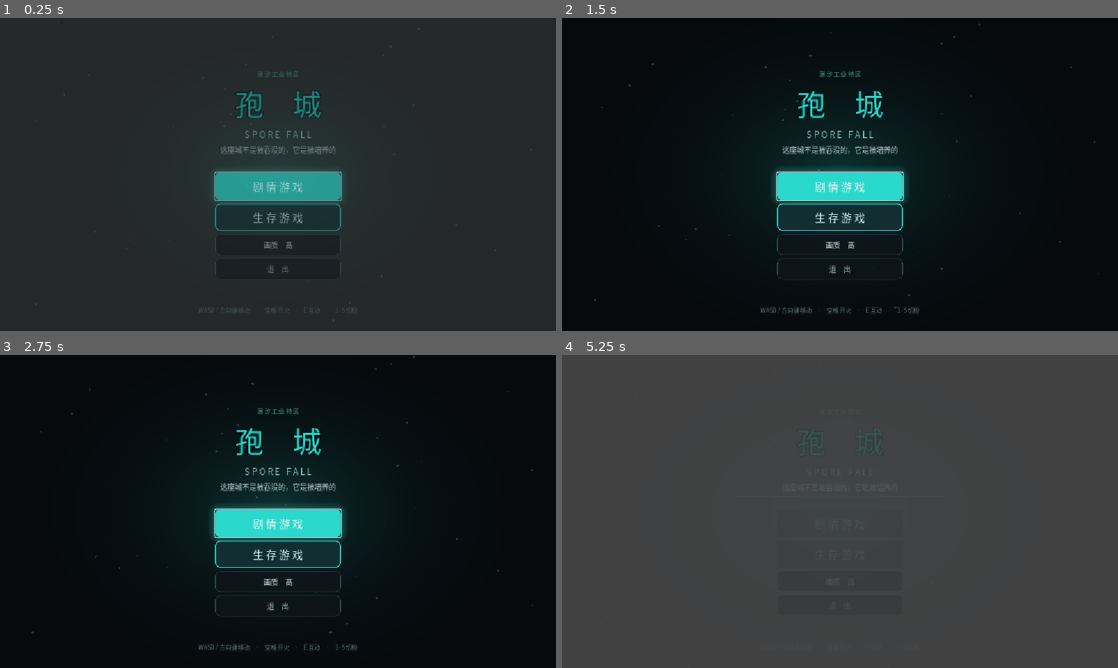
Above: before the commit, frames 1-4 (two rows, left to right).
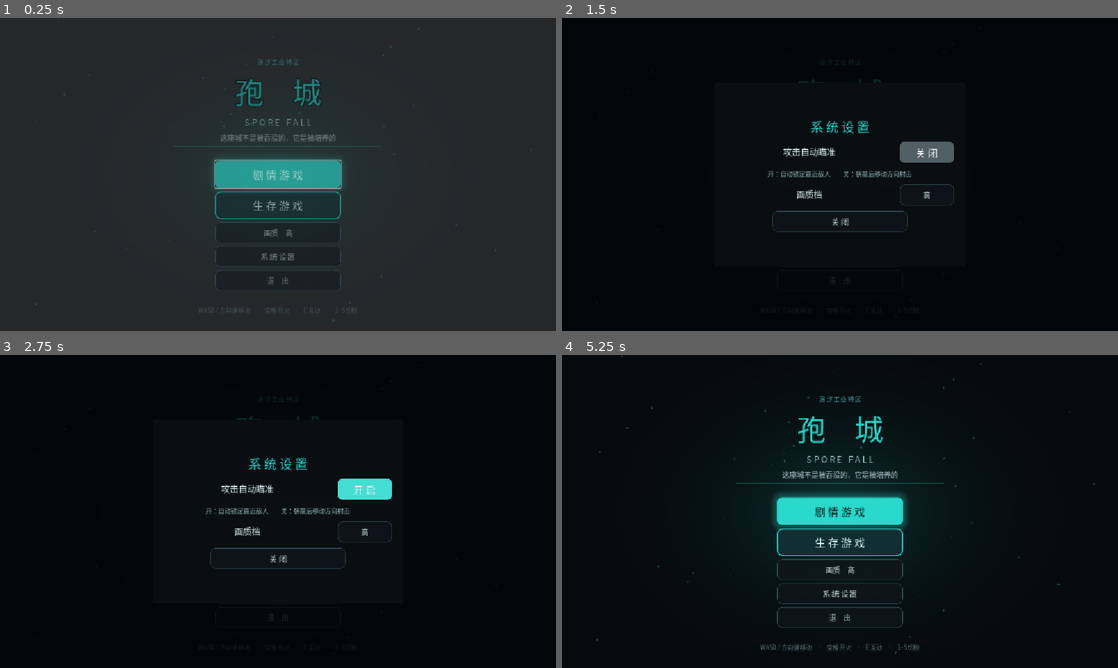
Above: after the commit, the same moments.

Repository: minjie91201979/spore-fall
Game: Godot game, scene res://scenes/ui/Title.tscn
Two runs of this game, one before a commit and one after it. Both use one fixed random seed, a clock stepped at 60 frames per second and the inputs below. Sound files missing from this copy of the repository are replaced by a short silence.
Inputs (mouse positions are in pixels of both pictures, inside the frame that each line leads up to):
- Up to frame 1 (0.25 s): no input
- Up to frame 2 (1.5 s): click (840, 255) at 0.5 s, where only the run after the commit has a clickable "系 统 设 置"; click (928, 152) at 1.25 s, where only the run after the commit has a clickable "开 启"
- Up to frame 3 (2.75 s): click (366, 489) at 2 s, where only the run after the commit has a clickable "关 闭"
- Up to frame 4 (5.25 s): click (928, 530) at 2.75 s, where only the run after the commit has a clickable "高"; click (928, 530) at 3.5 s, where only the run after the commit has a clickable "低"; click (928, 530) at 4.25 s, where only the run after the commit has a clickable "中"; click (840, 558) at 5 s, where only the run after the commit has a clickable "关 闭"

The runs differ from the first frame. In frame 1, 4.3% of the frame differs, in the area x 31-69%, y 13-88%; in frame 2, 7.9%; in frame 3, 7.9%; in frame 4, 99%, in the area x 0-100%, y 0-100%.

Commit message:
feat(settings): system settings panel with toggleable auto-aim
New Settings autoload persists auto_aim in user://settings.cfg gameplay section; Quality._save now keeps other sections. Player reads Settings.auto_aim each shot. Reusable SettingsPanel (auto-aim + quality, pause-safe) reachable from Title, StoryPause and survival HUD. Includes persistence/UI/aim-direction probes and windowed screenshot tool.

Diff:
--- a/project.godot
+++ b/project.godot
@@ -29,6 +29,7 @@
 Sfx="*res://scripts/fx/Sfx.gd"
 TouchInput="*res://scripts/ui/TouchInput.gd"
 Quality="*res://scripts/systems/QualitySettings.gd"
+Settings="*res://scripts/systems/GameSettings.gd"
 
 [display]
 
--- a/scripts/player/Player.gd
+++ b/scripts/player/Player.gd
@@ -105,10 +105,10 @@
 	# 开火不做 hitstop（会拖慢全局时间轴），只给轻微屏震做反馈
 	Juice.add_trauma(0.08)
 	Sfx.play(String(def.sfx), float(def.sfx_pitch))
-	# 瞄准方向：自动锁最近敌人（摇杆/键盘只管走位），无目标才退回最后移动方向。
-	# 这样手机上不必「为了打左边而往左走」，走位与瞄准彻底解耦。
+	# 瞄准方向：系统设置里开了自动瞄准就锁最近敌人（摇杆/键盘只管走位），
+	# 关掉则朝最后移动方向射击；无目标时同样退回最后移动方向。
 	var aim_base: Vector2 = _last_dir
-	if TouchInput.auto_aim:
+	if Settings.auto_aim:
 		var auto_dir := _auto_aim_dir()
 		if auto_dir != Vector2.ZERO:
 			aim_base = auto_dir
--- /dev/null
+++ b/scripts/systems/GameSettings.gd
@@ -0,0 +1,37 @@
+extends Node
+# 系统设置：玩法/手感选项（当前为「攻击自动瞄准」），与画质档共用 user://settings.cfg。
+# 各写各的 section；保存前先 load，保证另一区（video）不被覆盖。
+# 运行期 Player 每次开火都读 auto_aim，改设置即时生效，无需重开关卡。
+
+signal auto_aim_changed(enabled: bool)
+
+var config_path: String = "user://settings.cfg"
+# 默认开启 = 沿用原有手感（自动锁最近敌人）；关闭后朝最后移动方向射击。
+var auto_aim: bool = true
+
+func _ready() -> void:
+	process_mode = Node.PROCESS_MODE_ALWAYS   # 暂停界面里也能改
+	_load()
+
+func set_auto_aim(v: bool) -> void:
+	if auto_aim == v:
+		return
+	auto_aim = v
+	_save()
+	auto_aim_changed.emit(v)
+
+func toggle_auto_aim() -> void:
+	set_auto_aim(not auto_aim)
+
+# ---------- 持久化 ----------
+func _load() -> void:
+	auto_aim = true   # 先回默认，文件不存在/被删时不会残留上次的值
+	var cfg := ConfigFile.new()
+	if cfg.load(config_path) == OK:
+		auto_aim = bool(cfg.get_value("gameplay", "auto_aim", auto_aim))
+
+func _save() -> void:
+	var cfg := ConfigFile.new()
+	cfg.load(config_path)   # 文件不存在时返回错误，但对象仍可 set/save
+	cfg.set_value("gameplay", "auto_aim", auto_aim)
+	cfg.save(config_path)
--- a/scripts/systems/QualitySettings.gd
+++ b/scripts/systems/QualitySettings.gd
@@ -96,5 +96,6 @@
 
 func _save() -> void:
 	var cfg := ConfigFile.new()
+	cfg.load(CONFIG_PATH)   # 保留 gameplay 等其它设置区，别把系统设置冲掉
 	cfg.set_value("video", "quality", level)
 	cfg.save(CONFIG_PATH)
--- a/scripts/ui/HUD.gd
+++ b/scripts/ui/HUD.gd
@@ -16,6 +16,7 @@
 var _dry: float = 0.0
 var _ammo_pos := Vector2(20, 134)
 var _weapon_pos := Vector2(20, 172)
+var settings_button: Button
 
 func _ready() -> void:
 	EventBus.player_hit.connect(_on_player_hit)
@@ -31,6 +32,18 @@
 	EventBus.boss_spawned.connect(_on_boss_spawned)
 	EventBus.boss_defeated.connect(_on_boss_defeated)
 	quality_button.pressed.connect(_on_quality_pressed)
+	# 设置按钮放在「画质」正下方，沿用同一套 ghost 样式
+	settings_button = MenuChrome.ghost_button("设 置")
+	settings_button.set_anchors_preset(Control.PRESET_TOP_RIGHT)
+	settings_button.offset_left = -150.0
+	settings_button.offset_top = 64.0
+	settings_button.offset_right = -20.0
+	settings_button.offset_bottom = 100.0
+	settings_button.custom_minimum_size = Vector2(130, 36)
+	settings_button.add_theme_font_size_override("font_size", 14)
+	settings_button.focus_mode = Control.FOCUS_NONE
+	add_child(settings_button)
+	settings_button.pressed.connect(_on_settings_pressed)
 	_update_quality_text()
 	add_to_group("hud")
 	_ammo_pos = ammo_label.position
@@ -54,6 +67,9 @@
 
 func _on_quality_pressed() -> void:
 	Quality.cycle()
+
+func _on_settings_pressed() -> void:
+	SettingsPanel.open_from(self)
 
 func _on_quality_changed(_lv: int) -> void:
 	_update_quality_text()
--- /dev/null
+++ b/scripts/ui/SettingsPanel.gd
@@ -0,0 +1,133 @@
+extends CanvasLayer
+class_name SettingsPanel
+# 系统设置面板：攻击自动瞄准开关 + 画质档，标题页 / 剧情暂停 / 生存 HUD 共用。
+# 自己管理暂停状态：打开时暂停并记录原状态，关闭时还原（暂停菜单里打开不会把游戏放跑）。
+
+signal closed
+
+var _auto_btn: Button
+var _quality_btn: Button
+var _was_paused: bool = false
+
+static func open_from(host: Node) -> SettingsPanel:
+	var tree := host.get_tree()
+	var panel := SettingsPanel.new()
+	tree.root.add_child(panel)   # 挂在 root 上，不随场景切换漏掉
+	panel.open()
+	return panel
+
+func _ready() -> void:
+	layer = 60
+	process_mode = Node.PROCESS_MODE_ALWAYS   # 暂停时按钮照样能点
+	visible = false
+	var dim := ColorRect.new()
+	dim.set_anchors_preset(Control.PRESET_FULL_RECT)
+	dim.color = Color(0.01, 0.02, 0.03, 0.8)
+	add_child(dim)
+	var frame := ColorRect.new()
+	frame.anchor_left = 0.5
+	frame.anchor_right = 0.5
+	frame.anchor_top = 0.5
+	frame.anchor_bottom = 0.5
+	frame.offset_left = -260.0
+	frame.offset_right = 260.0
+	frame.offset_top = -190.0
+	frame.offset_bottom = 190.0
+	frame.color = Color(0.035, 0.055, 0.068, 0.97)
+	add_child(frame)
+	var box := VBoxContainer.new()
+	box.set_anchors_preset(Control.PRESET_FULL_RECT)
+	box.offset_left = 24.0
+	box.offset_right = -24.0
+	box.offset_top = 18.0
+	box.offset_bottom = -18.0
+	box.alignment = BoxContainer.ALIGNMENT_CENTER
+	box.add_theme_constant_override("separation", 12)
+	frame.add_child(box)
+	box.add_child(MenuChrome.label("系 统 设 置", 26, Color(0.16, 0.85, 0.8)))
+
+	# —— 自动瞄准 ——
+	var auto_row := HBoxContainer.new()
+	auto_row.add_theme_constant_override("separation", 16)
+	auto_row.alignment = BoxContainer.ALIGNMENT_CENTER
+	var auto_label := MenuChrome.label("攻击自动瞄准", 18, Color(0.82, 0.9, 0.91))
+	auto_label.size_flags_horizontal = Control.SIZE_EXPAND_FILL
+	auto_row.add_child(auto_label)
+	_auto_btn = MenuChrome.primary_button("开 启")
+	_auto_btn.custom_minimum_size = Vector2(112, 44)
+	_auto_btn.pressed.connect(_on_auto_pressed)
+	auto_row.add_child(_auto_btn)
+	box.add_child(auto_row)
+	var hint := MenuChrome.label("开：自动锁定最近敌人　　关：朝最后移动方向射击", 13, Color(0.55, 0.68, 0.7))
+	hint.autowrap_mode = TextServer.AUTOWRAP_WORD_SMART
+	box.add_child(hint)
+
+	# —— 画质档 ——
+	var q_row := HBoxContainer.new()
+	q_row.add_theme_constant_override("separation", 16)
+	q_row.alignment = BoxContainer.ALIGNMENT_CENTER
+	var q_label := MenuChrome.label("画质档", 18, Color(0.82, 0.9, 0.91))
+	q_label.size_flags_horizontal = Control.SIZE_EXPAND_FILL
+	q_row.add_child(q_label)
+	_quality_btn = MenuChrome.ghost_button("高")
+	_quality_btn.custom_minimum_size = Vector2(112, 44)
+	_quality_btn.pressed.connect(_on_quality_pressed)
+	q_row.add_child(_quality_btn)
+	box.add_child(q_row)
+
+	var close_btn := MenuChrome.ghost_button("关 闭")
+	close_btn.pressed.connect(close)
+	box.add_child(close_btn)
+	Settings.auto_aim_changed.connect(_refresh_auto)
+	EventBus.quality_changed.connect(_refresh_quality)
+
+func open() -> void:
+	_was_paused = get_tree().paused
+	get_tree().paused = true
+	visible = true
+	_refresh_auto(Settings.auto_aim)
+	_refresh_quality(Quality.level)
+
+func close() -> void:
+	if not visible:
+		return
+	visible = false
+	get_tree().paused = _was_paused
+	Sfx.play("ui_blip")
+	closed.emit()
+	queue_free()
+
+func _input(event: InputEvent) -> void:
+	if not visible:
+		return
+	if event.is_action_pressed("ui_cancel"):
+		get_viewport().set_input_as_handled()
+		close()
+
+func _on_auto_pressed() -> void:
+	Settings.toggle_auto_aim()
+	Sfx.play("ui_blip")
+
+func _on_quality_pressed() -> void:
+	Quality.cycle()
+	Sfx.play("ui_blip")
+
+func _refresh_auto(enabled: bool) -> void:
+	if not is_instance_valid(_auto_btn):
+		return
+	_auto_btn.text = "开 启" if enabled else "关 闭"
+	_auto_btn.add_theme_color_override("font_color", Color(0.02, 0.08, 0.09) if enabled else Color(0.82, 0.9, 0.91))
+	var base := Color(0.16, 0.85, 0.8) if enabled else Color(0.22, 0.29, 0.31)
+	_auto_btn.add_theme_stylebox_override("normal", _fill(base, 10))
+	_auto_btn.add_theme_stylebox_override("hover", _fill(base.lightened(0.12), 10))
+	_auto_btn.add_theme_stylebox_override("pressed", _fill(base.darkened(0.12), 10))
+
+func _refresh_quality(level: int) -> void:
+	if is_instance_valid(_quality_btn):
+		_quality_btn.text = Quality.LEVEL_NAMES[clampi(level, 0, 2)]
+
+func _fill(color: Color, radius: int) -> StyleBoxFlat:
+	var sb := StyleBoxFlat.new()
+	sb.bg_color = color
+	sb.set_corner_radius_all(radius)
+	return sb
--- a/scripts/ui/StoryPause.gd
+++ b/scripts/ui/StoryPause.gd
@@ -40,6 +40,11 @@
 		quality.text = "画质　%s" % Quality.LEVEL_NAMES[Quality.level]
 	)
 	_box.add_child(quality)
+	var settings := MenuChrome.ghost_button("系统设置")
+	settings.pressed.connect(func() -> void:
+		SettingsPanel.open_from(self)
+	)
+	_box.add_child(settings)
 	var back := MenuChrome.ghost_button("返回标题")
 	back.pressed.connect(_on_title)
 	_box.add_child(back)
--- a/scripts/ui/Title.gd
+++ b/scripts/ui/Title.gd
@@ -1,7 +1,7 @@
 extends Control
 # 标题界面：剧情 / 生存两个入口。
 # 主页不再展示最高分；有记录时只在桌面端用一行暗字带过。
-# 画质和退出仍留在这一页。
+# 画质、系统设置和退出仍留在这一页。
 
 @onready var story_btn: Button = $Center/StoryButton
 @onready var survival_btn: Button = $Center/SurvivalButton
@@ -11,6 +11,7 @@
 @onready var survival_hint: Label = $Center/SurvivalHint
 @onready var hint_touch: Label = $Hints/TouchHint
 @onready var hint_pc: Label = $Hints/PcHint
+var settings_btn: Button
 
 func _ready() -> void:
 	StoryState.load_disk()
@@ -18,6 +19,15 @@
 	survival_btn.pressed.connect(_open_survival)
 	quality_btn.pressed.connect(_cycle_quality)
 	quit_btn.pressed.connect(_quit)
+	# 系统设置按钮插在「画质」之后，样式与同列 ghost 按钮一致
+	settings_btn = MenuChrome.ghost_button("系 统 设 置")
+	settings_btn.custom_minimum_size = Vector2(260, 42)
+	settings_btn.add_theme_font_size_override("font_size", 15)
+	settings_btn.focus_mode = Control.FOCUS_NONE
+	var center := quality_btn.get_parent()
+	center.add_child(settings_btn)
+	center.move_child(settings_btn, quality_btn.get_index() + 1)
+	settings_btn.pressed.connect(_open_settings)
 	EventBus.quality_changed.connect(_on_quality_changed)
 	_refresh_quality()
 	_refresh_summaries()
@@ -52,6 +62,9 @@
 func _cycle_quality() -> void:
 	Quality.cycle()
 
+func _open_settings() -> void:
+	SettingsPanel.open_from(self)
+
 func _on_quality_changed(_lv: int) -> void:
 	_refresh_quality()
 
--- a/scripts/ui/TouchInput.gd
+++ b/scripts/ui/TouchInput.gd
@@ -2,6 +2,4 @@
 # 移动端输入桥：虚拟摇杆写入 move_vector，玩家移动/攻击逻辑读取它。
 # 桌面端无触摸时 move_vector 恒为 0，不干扰键盘输入。
 var move_vector := Vector2.ZERO
-# 自动瞄准开关（手感参数）：摇杆/键盘只负责走位，开火自动锁最近敌人。
-# 关掉即回到「最后移动方向 = 射击方向」的老手感（改这一行即可全局切换）。
-var auto_aim: bool = true
+# 自动瞄准开关已移到 Settings（系统设置，可持久化 + 游戏内切换），本文件只管输入。
--- /dev/null
+++ b/tools/probe_aim.gd
@@ -0,0 +1,46 @@
+extends SceneTree
+
+func _init() -> void:
+	await process_frame
+	var settings = root.get_node("Settings")
+	var p = load("res://scenes/world/Player.tscn").instantiate()
+	root.add_child(p)
+	current_scene = p
+	await process_frame
+	p.set("control_mode", 0)
+	p.set("is_dead", false)
+
+	# 运行时造一个最小「活敌」，只提供 _auto_aim_dir 需要的 active 字段
+	var scr := GDScript.new()
+	scr.source_code = "extends Node2D\nvar active: bool = true\n"
+	var err := scr.reload()
+	assert(err == OK, "runtime enemy script compile failed")
+	var e := Node2D.new()
+	e.set_script(scr)
+	e.global_position = p.global_position + Vector2(0, 200)   # 正下方
+	root.add_child(e)
+	e.add_to_group("enemy")
+
+	var d_on := _fire_dir(p, settings, true)
+	var d_off := _fire_dir(p, settings, false)
+	print("AIM_ON=", d_on, " AIM_OFF=", d_off)
+	assert(d_on.dot(Vector2.DOWN) > 0.8, "自瞄开启时未朝敌人")
+	assert(d_off.dot(Vector2.RIGHT) > 0.8, "自瞄关闭时未朝最后移动方向")
+	print("AIM_PROBE_OK")
+	quit(0)
+
+func _fire_dir(p, settings, on: bool) -> Vector2:
+	settings.auto_aim = on
+	p.set("ammo", 50)
+	p.set("_fire_cd", 0.0)
+	p.set("_last_dir", Vector2.RIGHT)
+	var before := {}
+	for c in p.get_children():
+		before[c.get_instance_id()] = true
+	p.fire()
+	for c in p.get_children():
+		if before.has(c.get_instance_id()):
+			continue
+		if c is Area2D:
+			return (c.global_position - p.global_position).normalized()
+	return Vector2.ZERO
--- /dev/null
+++ b/tools/probe_settings.gd
@@ -0,0 +1,75 @@
+extends SceneTree
+
+const PROBE_PATH := "user://_probe_settings.cfg"
+const REAL_PATH := "user://settings.cfg"
+
+func _init() -> void:
+	await process_frame
+	var settings = root.get_node_or_null("Settings")
+	assert(settings != null, "Settings autoload missing")
+
+	# 快照真实 settings.cfg，测完原样还原，不碰玩家实际设置
+	var snap := ConfigFile.new()
+	var had_real := snap.load(REAL_PATH) == OK
+	DirAccess.remove_absolute(ProjectSettings.globalize_path(PROBE_PATH))
+
+	settings.config_path = PROBE_PATH
+	settings.call("_load")
+	assert(settings.auto_aim == true, "默认应为开启")
+	settings.set_auto_aim(false)
+	var cfg := ConfigFile.new()
+	assert(cfg.load(PROBE_PATH) == OK, "探针存档未写出")
+	assert(cfg.get_value("gameplay", "auto_aim", true) == false, "false 未落盘")
+	settings.auto_aim = true
+	settings.call("_load")
+	assert(settings.auto_aim == false, "重载未恢复 false")
+	print("PASS persistence")
+
+	# 画质保存必须保留 gameplay 区
+	settings.config_path = REAL_PATH
+	settings.call("_save")
+	var quality = root.get_node("Quality")
+	quality.set_level(quality.level)
+	var both := ConfigFile.new()
+	assert(both.load(REAL_PATH) == OK)
+	assert(both.has_section("video") and both.has_section("gameplay"), "画质保存冲掉了系统设置区")
+	print("PASS cross-section")
+
+	# 面板与三个 UI 入口：全部动态 load，避开 -s 模式静态依赖链编译时机问题
+	var panel_script = load("res://scripts/ui/SettingsPanel.gd")
+	var panel = panel_script.new()
+	root.add_child(panel)
+	await process_frame
+	panel.open()
+	assert(panel.visible, "面板未打开")
+	var auto_btn = panel.get("_auto_btn")
+	assert(auto_btn != null and auto_btn.text != "", "自瞄按钮未初始化")
+	panel.close()
+	print("PASS panel")
+
+	var title = load("res://scenes/ui/Title.tscn").instantiate()
+	root.add_child(title)
+	await process_frame
+	assert(title.get("settings_btn") != null, "Title 缺设置按钮")
+	print("PASS title")
+
+	var hud = load("res://scenes/ui/HUD.tscn").instantiate()
+	root.add_child(hud)
+	await process_frame
+	assert(hud.get("settings_button") != null, "HUD 缺设置按钮")
+	print("PASS hud")
+
+	var pause = load("res://scripts/ui/StoryPause.gd").new()
+	root.add_child(pause)
+	await process_frame
+	assert(pause.get("_box").get_child_count() >= 5, "暂停菜单缺设置按钮")
+	print("PASS pause")
+
+	# 还原真实设置文件
+	if had_real:
+		snap.save(REAL_PATH)
+	else:
+		DirAccess.remove_absolute(ProjectSettings.globalize_path(REAL_PATH))
+	DirAccess.remove_absolute(ProjectSettings.globalize_path(PROBE_PATH))
+	print("SETTINGS_PROBE_OK")
+	quit(0)
--- /dev/null
+++ b/tools/shot_settings.gd
@@ -0,0 +1,18 @@
+extends SceneTree
+
+const OUT := "C:/Users/musou/Desktop/object/spore-fall/build/settings_check.png"
+
+func _init() -> void:
+	await process_frame
+	var inst = load("res://scenes/ui/Title.tscn").instantiate()
+	root.add_child(inst)
+	current_scene = inst
+	await create_timer(0.9).timeout
+	var sp = load("res://scripts/ui/SettingsPanel.gd").new()
+	root.add_child(sp)
+	sp.open()
+	await create_timer(0.4).timeout
+	var img: Image = root.get_texture().get_image()
+	img.save_png(OUT)
+	print("SHOT_SAVED ", OUT)
+	quit(0)
Not shown, added: scripts/systems/GameSettings.gd.uid
Not shown, added: scripts/ui/SettingsPanel.gd.uid
Not shown, added: tools/probe_aim.gd.uid
Not shown, added: tools/probe_settings.gd.uid
Not shown, added: tools/shot_settings.gd.uid
